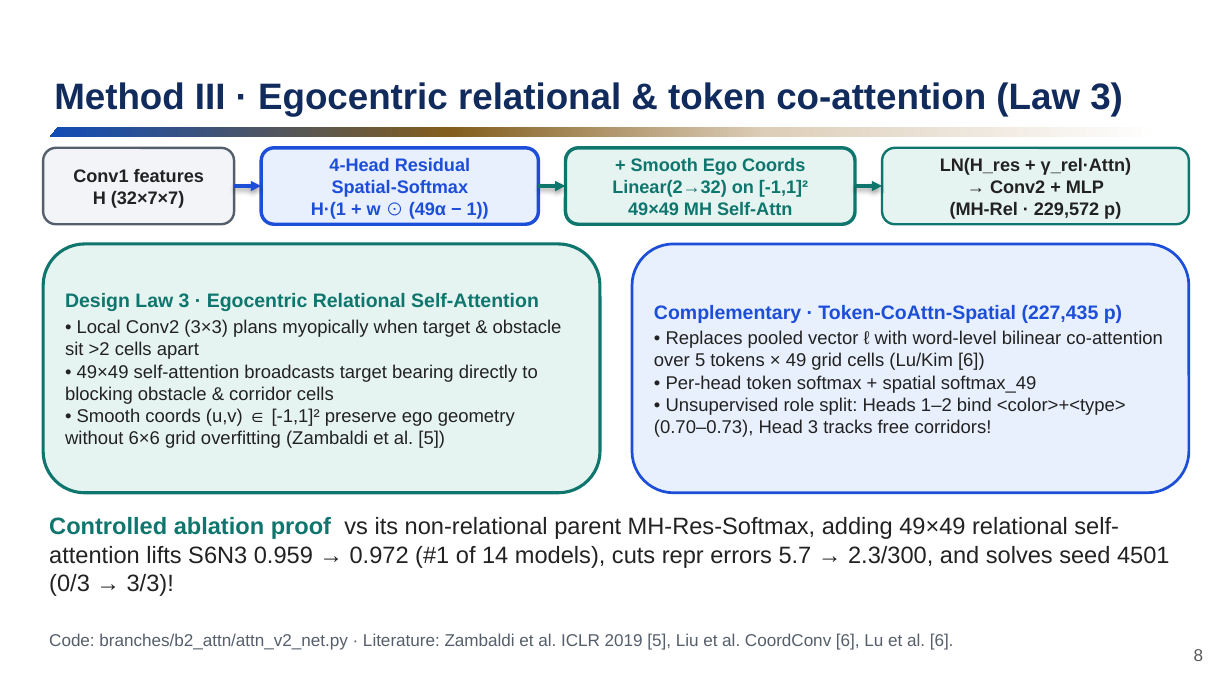
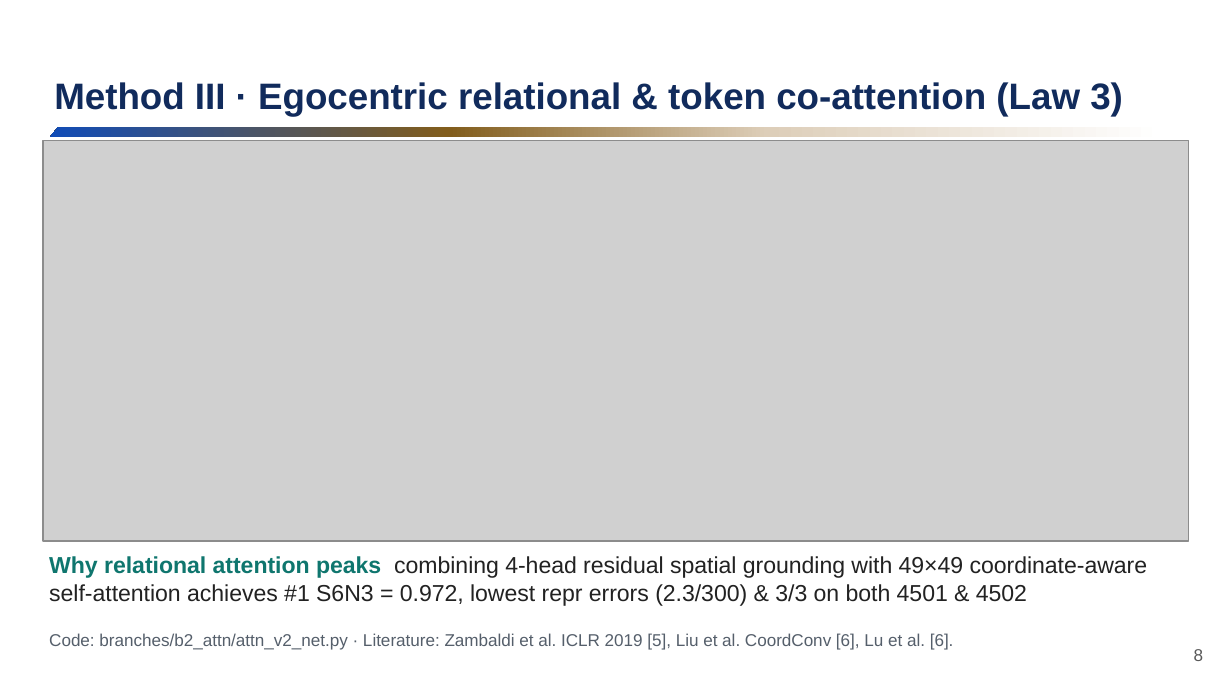
Before and after one commit to Oliver-ming/BabyAI_Exploration_with_Film, a slide deck: slide 8 of presentation/AIAA4220_Project3_Presentation.pptx. Drawn at 1232x693 pixels with LibreOffice and Linux fonts; fonts in the diff are those of the drawing; grey boxes stand for pictures; background and template pictures are left out. Boxes give left, top, right and bottom in pixels: in the first picture for what was removed or moved away, otherwise in the second. Text is boxed around its words. In the diff, an @@ line names an element or a change of style, - is before the commit and + after.

Commit message:
Redraw all PPT architecture diagrams, flowcharts & schematics in publication-grade vector SVG

```diff
--- a/presentation/AIAA4220_Project3_Presentation.pptx
+++ b/presentation/AIAA4220_Project3_Presentation.pptx
@@ rounded rectangle removed at (43, 148, 234, 224) @@
-Conv1 features
-H (32×7×7)
@@ picture added at (43, 140, 1189, 541) @@
@@ rounded rectangle removed at (261, 148, 538, 224) @@
-4-Head Residual
-Spatial-Softmax
-H·(1 + w ⊙ (49α − 1))
@@ rounded rectangle removed at (565, 148, 855, 224) @@
-+ Smooth Ego Coords
-Linear(2→32) on [-1,1]²
-49×49 MH Self-Attn
@@ rounded rectangle removed at (882, 148, 1189, 224) @@
-LN(H_res + γ_rel·Attn)
-→ Conv2 + MLP
-(MH-Rel · 229,572 p)
@@ arrow removed from (234, 186) to (261, 186) @@
@@ arrow removed from (538, 186) to (565, 186) @@
@@ arrow removed from (855, 186) to (882, 186) @@
@@ rounded rectangle removed at (43, 244, 600, 493) @@
-Design Law 3 · Egocentric Relational Self-Attention
-• Local Conv2 (3×3) plans myopically when target & obstacle sit >2 cells apart
-• 49×49 self-attention broadcasts target bearing directly to blocking obstacle & corridor cells
-• Smooth coords (u,v) ∈ [-1,1]² preserve ego geometry without 6×6 grid overfitting (Zambaldi et al. [5])
@@ rounded rectangle removed at (632, 244, 1189, 493) @@
-Complementary · Token-CoAttn-Spatial (227,435 p)
-• Replaces pooled vector ℓ with word-level bilinear co-attention over 5 tokens × 49 grid cells (Lu/Kim [6])
-• Per-head token softmax + spatial softmax_49
-• Unsupervised role split: Heads 1–2 bind <color>+<type> (0.70–0.73), Head 3 tracks free corridors!
@@ text at (49, 556, 1148, 606): text changed; size 13.8 to 13.5 pt @@
-Controlled ablation proof vs its non-relational parent MH-Res-Softmax, adding 49×49 relational self-attention lifts S6N3 0.959 → 0.972 (#1 of 14 models), cuts repr errors 5.7 → 2.3/300, and solves seed 4501 (0/3 → 3/3)!
+Why relational attention peaks combining 4-head residual spatial grounding with 49×49 coordinate-aware self-attention achieves #1 S6N3 = 0.972, lowest repr errors (2.3/300) & 3/3 on both 4501 & 4502
```
Also in this commit, not shown: 7 other slides changed, 28 other files.
